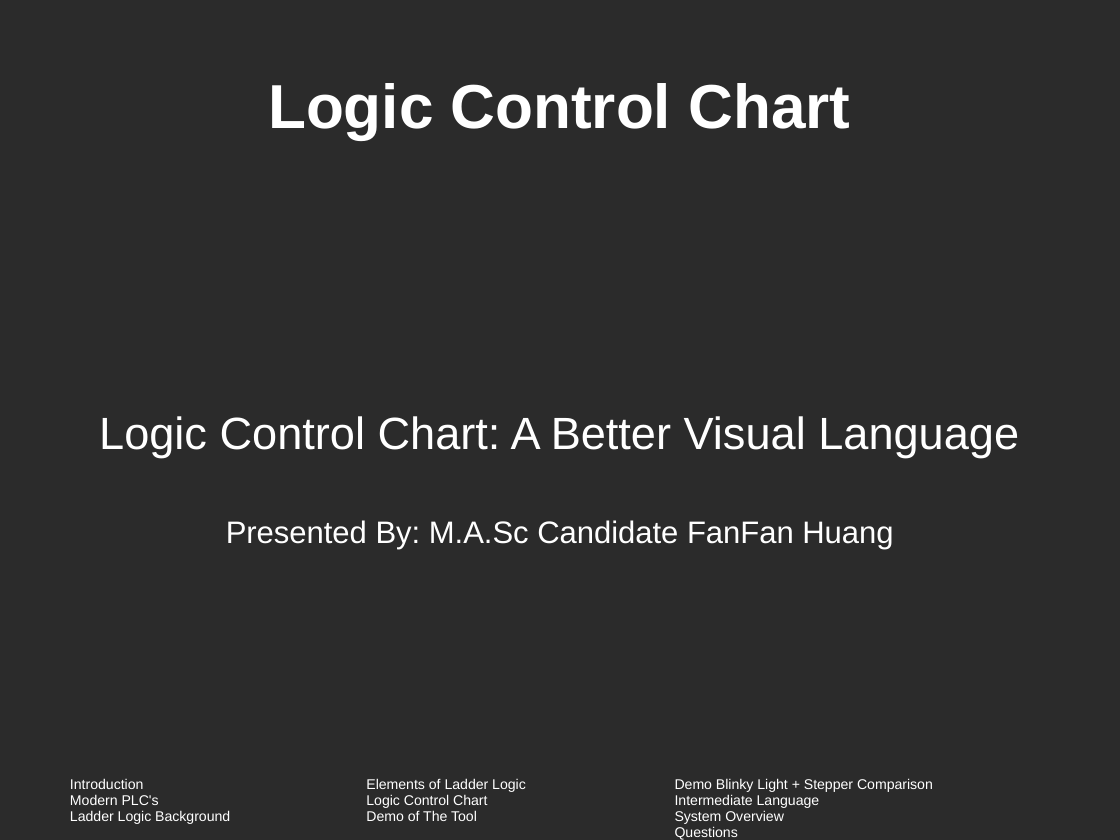
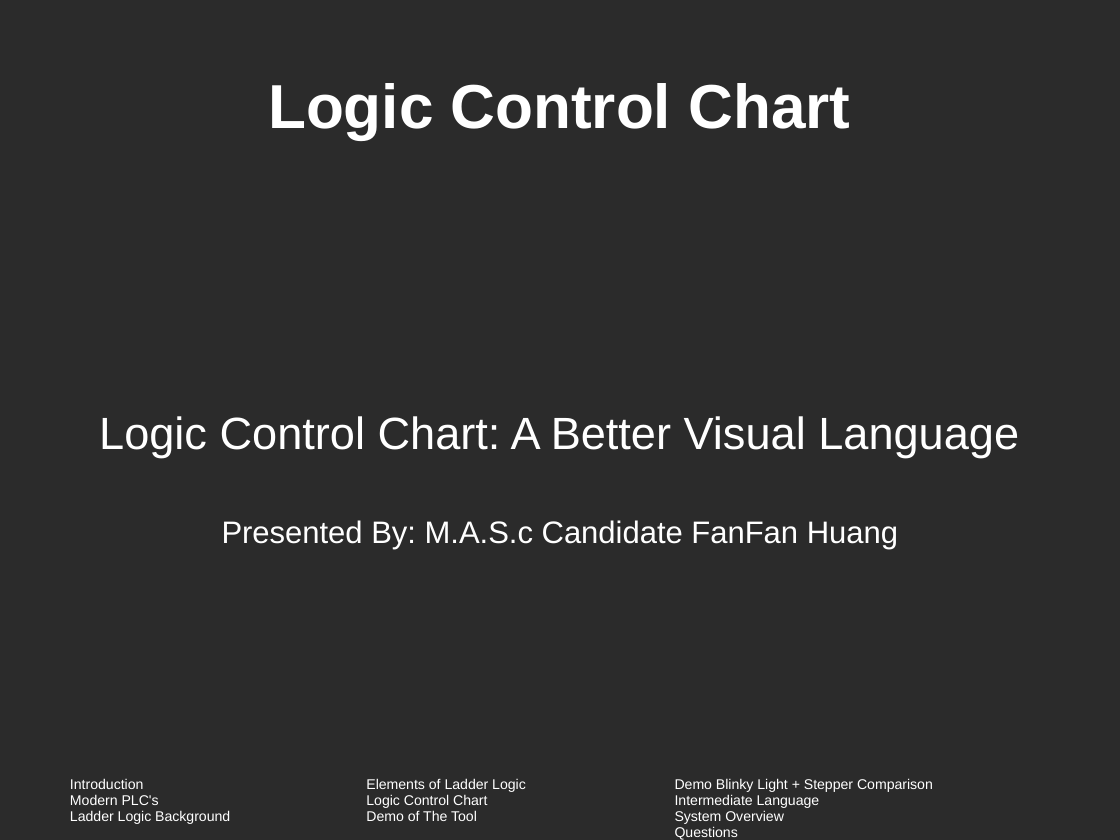
Before and after one commit to vortex-5/plcthesis, a slide deck: slide 1 of presentation/Seminar.odp. Drawn at 1120x840 pixels with LibreOffice and Linux fonts; fonts in the diff are those of the drawing; background and template pictures are left out; a plain dark background stands for a picture behind light text. Boxes give left, top, right and bottom in pixels: in the first picture for what was removed or moved away, otherwise in the second. Text is boxed around its words. In the diff, an @@ line names an element or a change of style, - is before the commit and + after.

```diff
--- a/presentation/Seminar.odp
+++ b/presentation/Seminar.odp
@@ subtitle at [222,520,898,549]: text changed @@
-Presented By: M.A.Sc Candidate FanFan Huang
+Presented By: M.A.S.c Candidate FanFan Huang
```
Also in this commit, not shown: 3 other slides changed, 4 slides removed, 5 other files.
